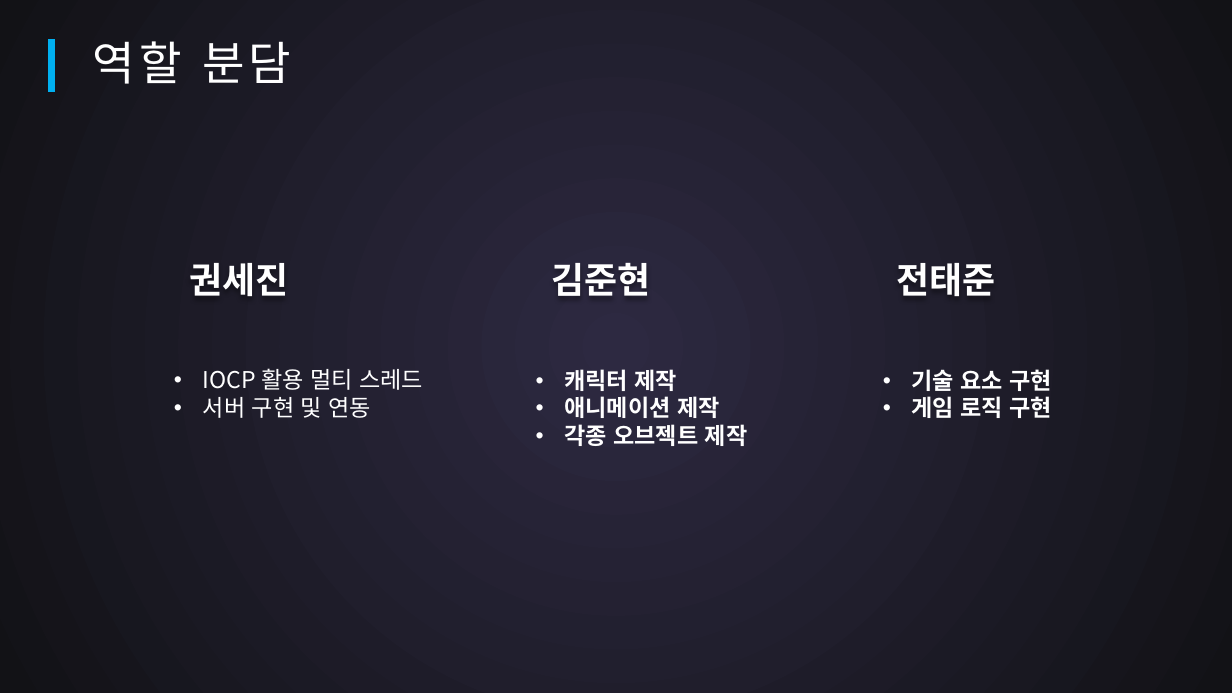
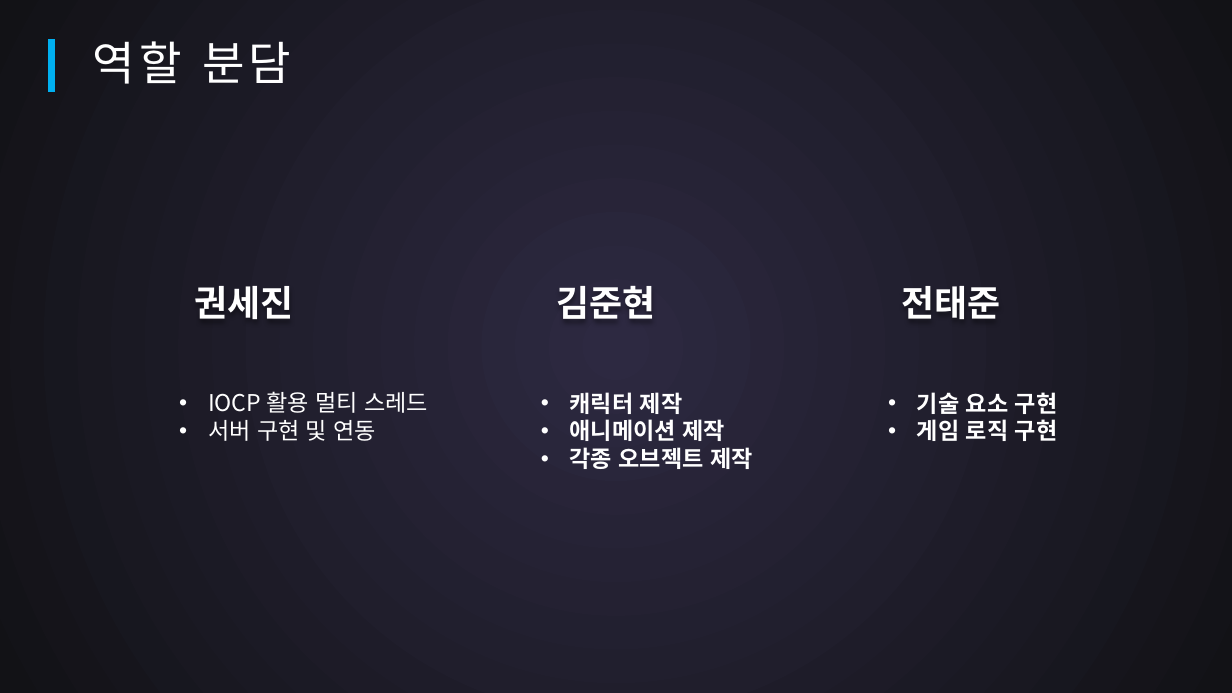
Before and after one commit to SuperTaeJun/GraduationWork, a slide deck: slide 7 of 작업일지 && 졸작자료/중간평가.pptx. Drawn at 1232x693 pixels with LibreOffice and Linux fonts; fonts in the diff are those of the drawing. Boxes give left, top, right and bottom in pixels: in the first picture for what was removed or moved away, otherwise in the second. Text is boxed around its words. In the diff, an @@ line names an element or a change of style, - is before the commit and + after.

```diff
--- a/작업일지 && 졸작자료/중간평가.pptx
+++ b/작업일지 && 졸작자료/중간평가.pptx
@@ 3 texts moved together from (x1=189, y1=263, x2=995, y2=296) to (x1=194, y1=286, x2=1000, y2=319) @@
@@ 3 texts moved together from (x1=203, y1=368, x2=1053, y2=446) to (x1=208, y1=391, x2=1058, y2=469) @@
```
Also in this commit, not shown: 12 other slides changed.
